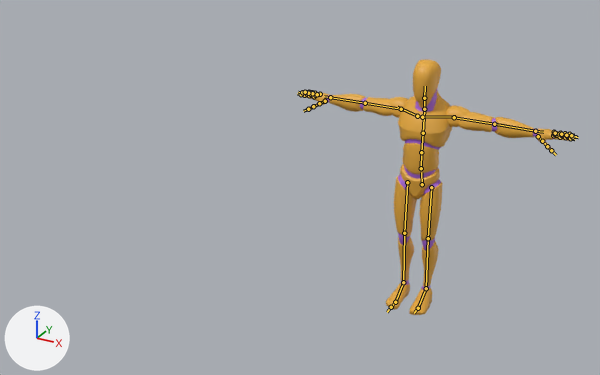
The glTF model src/assets/player.glb, before and after one commit.
Both versions are drawn from a 50 mm camera at (1.85, -5.09, 3.26) aimed at (-0.63, -0.59, 1.01). Lighting does not change. The marker at lower left points along +X, +Y and +Z. The picture after the commit comes second. The bones that change, and the others that lie on the model, are drawn over the model as lines.

The first picture shows 'Mannequin'.
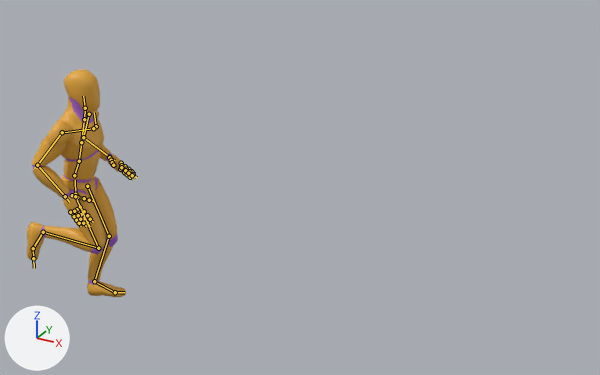
The newer file adds an action. The first version stands in its rest pose; the second is drawn at frame 22 of the action 'gf_shot_sprint_090_2step'.

Location of each change, [x1, y1, x2, y2] in pixels of the pictures (600 x 375 px):
'Mannequin', posed (61% narrower, 11% shorter)
    before: [301, 59, 573, 315]
    after: [27, 69, 133, 297]
bone 'pelvis', root to tip
    before: (422, 184) to (421, 172)
    after: (75, 194) to (75, 180)
bone 'spine_01', root to tip
    before: (421, 168) to (421, 152)
    after: (74, 175) to (79, 161)
bone 'neck_01', root to tip
    before: (424, 109) to (424, 98)
    after: (84, 119) to (85, 108)
bone 'upperarm_l', root to tip
    before: (454, 117) to (494, 124)
    after: (89, 114) to (83, 137)
bone 'lowerarm_l', root to tip
    before: (494, 124) to (535, 131)
    after: (83, 137) to (109, 157)
bone 'upperarm_r', root to tip
    before: (401, 109) to (365, 103)
    after: (62, 132) to (37, 165)
bone 'lowerarm_r', root to tip
    before: (365, 103) to (330, 97)
    after: (37, 165) to (65, 196)
bone 'thigh_l', root to tip
    before: (431, 187) to (428, 238)
    after: (87, 186) to (109, 236)
bone 'calf_l', root to tip
    before: (428, 238) to (426, 288)
    after: (109, 236) to (94, 281)
bone 'foot_l', root to tip
    before: (426, 288) to (418, 308)
    after: (94, 281) to (115, 292)
bone 'thigh_r', root to tip
    before: (407, 182) to (404, 233)
    after: (75, 196) to (98, 248)
bone 'calf_r', root to tip
    before: (404, 233) to (403, 282)
    after: (98, 248) to (43, 232)

The change in detail:
Bone 'pelvis' (bone_pelvis) moves from (0.0, 0.0, 0.0) to (-2.092, 0.272, 1.208).
Bone 'pelvis' (bone_pelvis) turns from (0, 0, 0) to (48, 111, 43) degrees about its own x, y and z.
Bone 'spine_01' (bone_spine_01) turns from (0, 0, 0) to (26, 0, 0) degrees about its own x, y and z.
Bone 'neck_01' (bone_neck_01) turns from (0, 0, 0) to (-17, 0, 0) degrees about its own x, y and z.
Bone 'upperarm_l' (bone_upperarm_l) turns from (0, 0, 0) to (-13, 11, -68) degrees about its own x, y and z.
Bone 'lowerarm_l' (bone_lowerarm_l) turns from (0, 0, 0) to (103, 10, 5) degrees about its own x, y and z.
Bone 'upperarm_r' (bone_upperarm_r) turns from (0, 0, 0) to (-20, -12, 73) degrees about its own x, y and z.
Bone 'lowerarm_r' (bone_lowerarm_r) turns from (0, 0, 0) to (72, -10, 0) degrees about its own x, y and z.
Bone 'thigh_l' (bone_thigh_l) turns from (0, 0, 0) to (-8, 0, 0) degrees about its own x, y and z.
Bone 'calf_l' (bone_calf_l) turns from (0, 0, 0) to (36, 0, 0) degrees about its own x, y and z.
Bone 'foot_l' (bone_foot_l) turns from (0, 0, 0) to (-24, 0, 0) degrees about its own x, y and z.
Bone 'thigh_r' (bone_thigh_r) turns from (0, 0, 0) to (-10, 0, 2) degrees about its own x, y and z.
Bone 'calf_r' (bone_calf_r) turns from (0, 0, 0) to (115, 0, 0) degrees about its own x, y and z.
